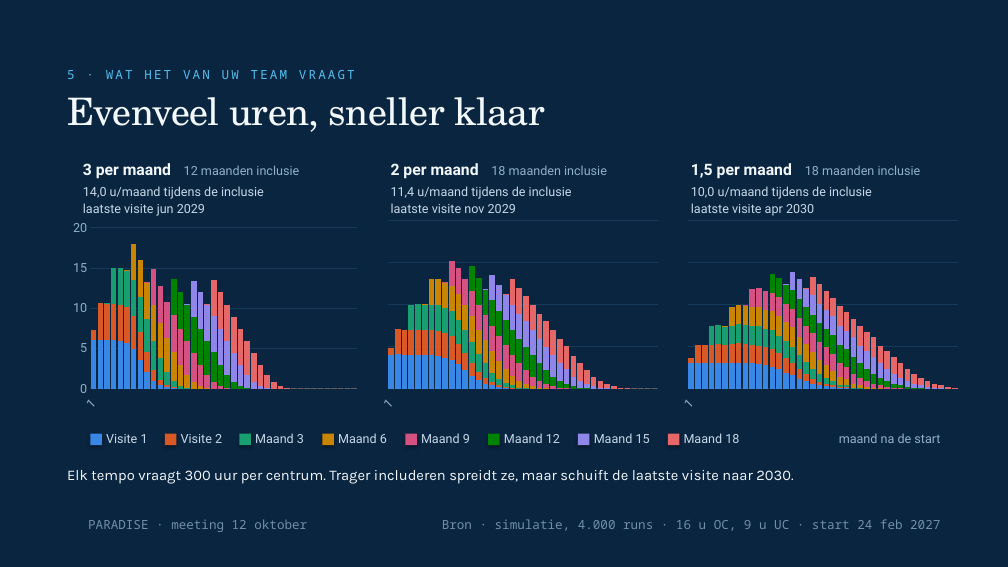
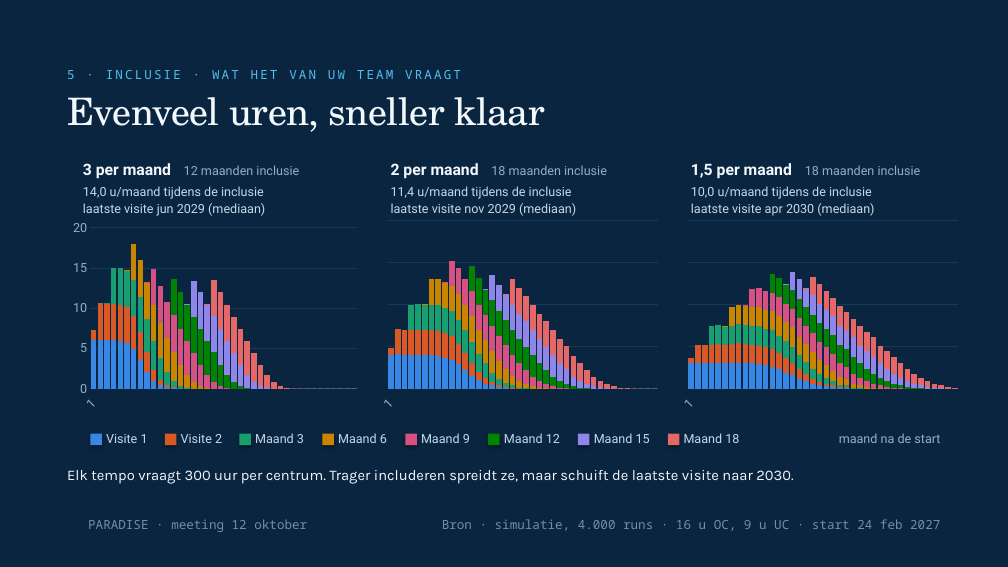
Before and after one commit to Dellfs/paradise-project, a slide deck: slide 24 of PARADISE_presentatie/webdecks/PARADISE_voetklinieken_12okt.pptx. Drawn at 1008x567 pixels with LibreOffice and Linux fonts; fonts in the diff are those of the drawing; background and template pictures are left out. Boxes give left, top, right and bottom in pixels: in the first picture for what was removed or moved away, otherwise in the second. Text is boxed around its words. In the diff, an @@ line names an element or a change of style, - is before the commit and + after.

```diff
--- a/PARADISE_presentatie/webdecks/PARADISE_voetklinieken_12okt.pptx
+++ b/PARADISE_presentatie/webdecks/PARADISE_voetklinieken_12okt.pptx
@@ text at bbox=[67, 70, 461, 79]: text changed @@
-5 · WAT HET VAN UW TEAM VRAAGT
+5 · INCLUSIE · WAT HET VAN UW TEAM VRAAGT
@@ text at bbox=[83, 203, 265, 216]: text changed @@
-laatste visite jun 2029
+laatste visite jun 2029 (mediaan)
@@ text at bbox=[391, 203, 576, 216]: text changed @@
-laatste visite nov 2029
+laatste visite nov 2029 (mediaan)
@@ text at bbox=[691, 203, 874, 216]: text changed @@
-laatste visite apr 2030
+laatste visite apr 2030 (mediaan)
```
Also in this commit, not shown: 10 other slides changed.
